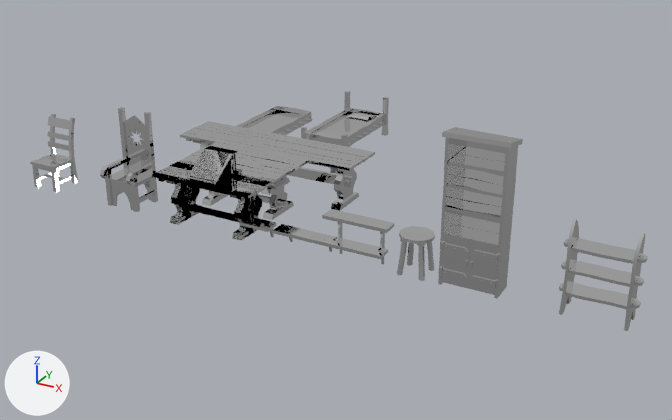
A saved change to the FBX model Assets/Art/Models/Environment/Furniture.fbx.
One viewpoint serves both versions: a 50 mm lens placed at (9.48, -2.69, 7.15), pointed at (1.45, 11.9, -0.15). Arrows for +X, +Y and +Z are at lower left; the lights stay in place. Where no turn or scale is listed for an object, it has been applied to the vertices. Vertices at the same position are counted once.

The older version as bpy lines, for what is in view:
```python
ob_bednormal = bpy.data.objects.new('BedNormal', me_bednormal_001)
ob_bednormal.location = (0.0, 15.0, 0.0)
ob_bookcasedoorleft = bpy.data.objects.new('BookcaseDoorLeft', me_bookcasedoors_001)
ob_bookcasedoorleft.location = (4.55, 9.76, 0.48)
ob_bookcasedoorright = bpy.data.objects.new('BookcaseDoorRight', me_bookcasedoors_002)
ob_bookcasedoorright.parent = ob_bookcasewithdoors
ob_bookcasedoorright.location = (0.449, 0.475, 0.24)
ob_bookcasedoorright.rotation_euler = (3.142, -1.571, 0.0)  # degrees (180, -90, 0)
ob_bookcasedoorright.scale = (-1.0, -1.0, -1.0)
ob_bookcasewithdoors = bpy.data.objects.new('BookcaseWithDoors', me_bookcasewithdoors_001)
ob_bookcasewithdoors.location = (5.0, 10.0, 0.0)
ob_bookcasewithdoors.rotation_euler = (1.571, 0.0, 0.0)  # degrees (90, 0, 0)
ob_chairnormal = bpy.data.objects.new('ChairNormal', me_chairnormal_001)
ob_chairnormal.location = (-4.0, 10.0, 0.0)
ob_shelfdouble = bpy.data.objects.new('ShelfDouble', me_shelfdouble)
ob_shelfdouble.location = (3.0, 10.0, 0.0)
ob_shelfsmall = bpy.data.objects.new('ShelfSmall', me_shelfsmall)
ob_shelfsmall.location = (1.0, 10.0, 0.0)
ob_tablelong = bpy.data.objects.new('TableLong', me_tablelong_001)
ob_tablelong.location = (0.0, 12.0, 0.0)
ob_tablewritingdesk = bpy.data.objects.new('TableWritingDesk', me_tablewritingdesk_001)
ob_tablewritingdesk.location = (0.0, 10.0, 0.0)
# also in view: 'Stool' at (4.0, 10.0, 0.35); 'BookcaseSmall' at (7.0, 10.02, 0.75); 'ChairElegant' at (-2.0, 9.94, 0.9); 'Shelf' at (2.0, 9.85, 0.15); 'TableNormal' at (0.0, 11.0, 0.48)
```
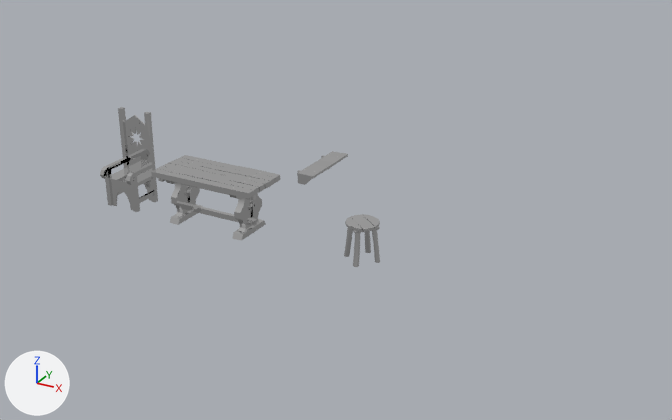
Changed parts and their boxes (x1, y1, x2, y2) in the pictures (672 x 420 px):
'BookcaseWithDoors', deleted: before (438, 127, 523, 299)
'TableWritingDesk', reshaped (9% shorter): before (152, 146, 280, 241); after (151, 155, 280, 241)
'TableLong', deleted: before (180, 121, 375, 211)
'BookcaseSmall', deleted: before (559, 219, 647, 331)
'TableNormal', deleted: before (185, 142, 309, 220)
'Stool', moved, turned: before (397, 226, 435, 281); after (344, 214, 380, 267)
'BedNormal', deleted: before (301, 91, 389, 147)
'ChairNormal', deleted: before (30, 114, 78, 192)
'ShelfDouble', deleted: before (322, 209, 394, 265)
'BookcaseDoorRight', deleted: before (468, 239, 498, 295)
'BookcaseDoorLeft', deleted: before (440, 233, 471, 288)
'Shelf', reshaped (20% narrower, 21% taller): before (273, 224, 337, 252); after (297, 151, 348, 185)
'BedSimple', deleted: before (236, 106, 313, 135)
'TableWritingDeskCollider', deleted: before (152, 148, 279, 196)
'ShelfSmall', deleted: before (239, 217, 276, 237)
part 1 of me_shelf, added: after (297, 151, 348, 185)
part 2 of me_shelf, deleted: before (273, 224, 337, 252)
part 3 of me_tablewritingdesk_001, rebuilt (7% taller): before (182, 158, 280, 184); after (180, 155, 280, 183)
part 4 of me_tablewritingdesk_001, rebuilt: before (152, 170, 256, 199); after (151, 169, 254, 199)
part 5 of me_tablewritingdesk_001, rebuilt (11% taller): before (170, 162, 272, 188); after (168, 160, 271, 189)
part 6 of me_tablewritingdesk_001, deleted: before (168, 163, 262, 189)
part 7 of me_tablewritingdesk_001, built on: before (163, 146, 265, 231); after (157, 158, 275, 231)

The change in detail:
me_shelf is used by ob_shelf; location (2.0, 10.0, 0.0).
me_shelf had 68 vertices, 49 faces and spanned x -0.6..0.6, y -0.3..0.0, z 0.0..0.307.
me_shelf now has 108 vertices, 98 faces and spans x 0.0..0.4, y -0.6..0.6, z 1.34..1.61.
me_shelf part 1: 108 vertices added at x 0.0..0.4, y -0.6..0.6, z 1.34..1.61.
me_shelf part 2: 68 vertices removed from x -0.6..0.6, y -0.3..0.0, z 0.0..0.307.
me_tablewritingdesk_001 is used by ob_tablewritingdesk; location (0.0, 10.0, 0.0).
me_tablewritingdesk_001 had 644 vertices, 592 faces and spanned x -1.04..1.07, y -0.5..0.5, z 0.0..1.38.
me_tablewritingdesk_001 now has 1168 vertices, 1136 faces and spans x -1.07..1.08, y -0.5..0.5, z 0.0..1.01.
me_tablewritingdesk_001 part 3: the loose piece of 8 vertices spanning x -1.04..1.07, y 0.25..0.5, z 0.9..0.95 is rebuilt with 20 vertices and now spans x -1.05..1.08, y 0.33..0.5, z 0.9..1.01.
me_tablewritingdesk_001 part 4: the loose piece of 8 vertices spanning x -1.04..1.05, y -0.5..-0.25, z 0.9..0.95 is rebuilt with 20 vertices and now spans x -1.05..1.07, y -0.5..-0.33, z 0.9..1.0.
me_tablewritingdesk_001 part 5: the loose piece of 8 vertices spanning x -1.04..1.06, y 0.0..0.25, z 0.9..0.95 is rebuilt with 20 vertices and now spans x -1.07..1.08, y 0.01..0.16, z 0.89..1.0.
me_tablewritingdesk_001 part 6: 22 loose pieces with 116 vertices, spanning x -0.72..0.72, y -0.47..0.47, z 0.95..1.07, are deleted.
me_tablewritingdesk_001 part 7: 5 vertices moved within x -0.87..-0.83, y -0.42..0.1, z 0.85; 68 vertices removed from x -1.02..1.07, y -0.44..0.41, z 0.15..1.38; 672 vertices added at x -1.07..1.08, y -0.44..0.44, z 0.13..1.01.
Object 'ShelfSmall' (ob_shelfsmall) is deleted.
Object 'BookcaseDoorLeft' (ob_bookcasedoorleft) is deleted.
Object 'BedNormal' (ob_bednormal) is deleted.
Object 'ShelfDouble' (ob_shelfdouble) is deleted.
Object 'TableLong' (ob_tablelong) is deleted.
Object 'BookcaseDoorRight' (ob_bookcasedoorright) is deleted.
Object 'BookcaseWithDoors' (ob_bookcasewithdoors) is deleted.
Object 'ChairNormal' (ob_chairnormal) is deleted.
Object 'TableNormal' (ob_tablenormal) is deleted.
Object 'BookcaseSmall' (ob_bookcasesmall) is deleted.
Object 'TableWritingDeskCollider' (ob_tablewritingdeskcollider) is deleted.
Object 'Stool' (ob_stool) moves from (4.0, 10.0, 0.0) to (3.0, 10.0, 0.0).
Object 'Stool' (ob_stool) turns from (90, 0, 0) to (90, 0, -39) degrees about x, y and z.
Object 'BedSimple' (ob_bedsimple) is deleted.
